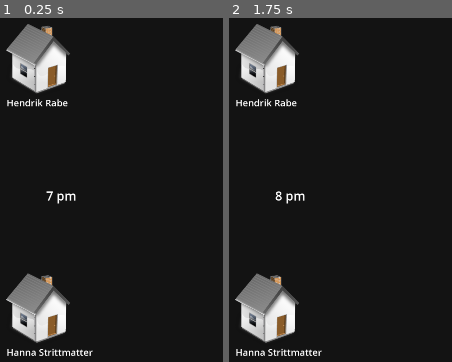
Above: before the commit, frames 1-2 (left to right).
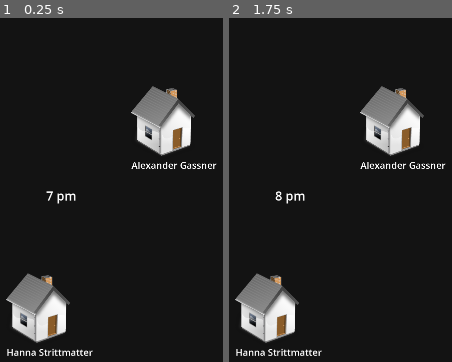
Above: after the commit, the same moments.

Repository: Shykaro/SimulatedAI
Game: Godot game, scene res://Scenes/npc visualization.tscn
Same seed, same stepped clock (60 frames per second), same inputs: the game is played once before the commit and once after it.
Inputs (mouse positions are in pixels of both pictures, inside the frame that each line leads up to):
- Up to frame 1 (0.25 s): no input
- Up to frame 2 (1.75 s): tap Enter at 0.5 s; move the mouse to (outside the picture) at 0.52 s; press the mouse at (outside the picture) at 0.53 s; tap Space at 1.25 s; move the mouse to (300, 220) at 1.27 s; release the mouse at (300, 220) at 1.28 s; click (300, 220) at 1.35 s

The runs differ from the first frame. In frame 1, 8.5% of the frame differs, in the area x 2-98%, y 1-44%; in frame 2, 8.5%.
Error in both runs: Trying to assign value of type 'Nil' to a variable of type 'Dictionary'. (res://Scripts/RequestHandler.gd:23)

Commit message:
Finalize for presentation video
- emotional relation fix: only start generating after a couple messages
- write relation to file
- tag System prints with SYSTEM
- remove prints

Diff:
--- a/GodotProject/Scripts/GameManager.gd
+++ b/GodotProject/Scripts/GameManager.gd
@@ -7,11 +7,11 @@
 static var time_of_day: String = " pm"
 # Called when the node enters the scene tree for the first time.
 func _ready():
-	NPCManager.create_npc("Hendrik Rabe", "01_Hendrik", Vector2(500,200))
+	#NPCManager.create_npc("Hendrik Rabe", "01_Hendrik", Vector2(500,200))
 	NPCManager.create_npc("Hanna Strittmatter", "02_Hanna", Vector2(500,800))
 	#NPCManager.create_npc("Gustavo Silva", "03_Gustavo", Vector2(200,350))
 	#NPCManager.create_npc("Maike Klein", "04_Maike", Vector2(200,650))
-	#NPCManager.create_npc("Alexander Gassner", "05_Alexander", Vector2(800,350))
+	NPCManager.create_npc("Alexander Gassner", "05_Alexander", Vector2(800,350))
 	#NPCManager.create_npc("Sophia Matthies", "06_Sophia", Vector2(800,650))
 
 
@@ -40,7 +40,7 @@
 
 func _hourly_event(): #checks and increments time, starts event fitting time
 	#do something
-	print("---------------- "+"It is "+str(hour)+time_of_day+". -------------")
+	print("---------------- "+"It is "+str(hour)+time_of_day+". ----------------")
 	if((hour==8&&time_of_day==" pm") or (hour==12&&time_of_day==" am")):
 		if(hour==8&&time_of_day==" pm"):
 			condense_activity_contexts()
--- a/GodotProject/Scripts/Mind.gd
+++ b/GodotProject/Scripts/Mind.gd
@@ -26,8 +26,10 @@
 
 func check_conversation_over():
 	var cutoff_threshold = 20
+	var start_checking_threshold = 4
+	if(dialogue_context.size()<start_checking_threshold): return
 	if(dialogue_context.size()>cutoff_threshold):
-		print("---------SYSTEM-------- Conversation was cut, cutoff threshold surpassed")
+		print("---------SYSTEM-------- Conversation was cut, cutoff threshold surpassed (It is 9 pm)")
 		associated_npc.is_conversation_over = true
 		return
 	var dialogue_context_string_array = get_dialogue_context_as_string_array()
@@ -39,7 +41,7 @@
 
 func _on_request_conversation_over_completed(_request_handler: RequestHandler, _dict: Dictionary):
 	var reply_string: String = _dict["response"]
-	print(reply_string)
+	#print(reply_string)
 	if(reply_string == "yes" or reply_string == "Yes"):
 		associated_npc.is_conversation_over = true
 
@@ -67,12 +69,14 @@
 # ////////////////////////////// Emotional Relation Stuff Anfang //////////////////////////////
 
 #get_emotional_relation muss noch einen Punkt zum einfügen finden? Bevor ein Anruf getätigt wird, wenn ein Anruf getätigt wird??...
-func get_emotional_relation(conversation_partner_npc_name: String) -> String: #1.1 get line
+func get_emotional_relation(conversation_partner_npc_name: String): #1.1 get line
 	if conversation_partner_npc_name in emotional_relations:
 		return emotional_relations[conversation_partner_npc_name]
-	return "No emotional context found for " + conversation_partner_npc_name
+	return #returns null if none is found
 
 func update_relation_during_conversation(npc: NPC, message: String): #1 von NPC
+	var start_checking_threshold = 4
+	if(dialogue_context.size()<start_checking_threshold): return
 	update_or_decide_relation(npc, message)
 
 func update_or_decide_relation(npc: NPC, message: String, context: String = ""): #2 von update_relation_during_conversation !!! -> npc parameter kann vlt neglected werden, wurde durch associated_npc.conversation_partner.name ersetzt
@@ -88,11 +92,13 @@
 func _on_request_update_relation_completed(_request_handler: RequestHandler, _dict: Dictionary): #4 wartet auf requesthandlerManagerLLM answer
 	var reply_string: String = _dict["response"]
 	set_emotional_relation(associated_npc.conversation_partner.name, reply_string)
-	print("\n" + "\n" + "Updated relation with " + associated_npc.conversation_partner.name + ": " + reply_string )
+	save_to_relation_file(associated_npc.name+"->"+associated_npc.conversation_partner.name+": reply_string")
+	#print("\n" + "\n" + "Updated relation with " + associated_npc.conversation_partner.name + ": " + reply_string )
 
 #set_emotional_relation("Gustavo", "For some reason, I feel anger towards Gustavo")
 #Missing the possibility to change relation according to the relation it had before (is that already considered in the initail prompt?)
 func set_emotional_relation(npc_name: String, relation: String): #5 wird gesetzt von _on_request_update_relation_completed
+	#print(relation)
 	emotional_relations[npc_name] = relation
 
 # ////////////////////////////// Emotional Relation Stuff ENDE //////////////////////////////
@@ -103,10 +109,12 @@
 		dialogue_context_string_array.append(entry["content"])
 	return dialogue_context_string_array
 
-func clear():
-	dialogue_context.clear()
+func save_to_relation_file(content):
+	var file = FileAccess.open("res://Assets/relation.txt", FileAccess.WRITE)
+	file.store_string("\n\n"+content)
 
-#func _ready():
+
+#func _ready(): #@ALEX: brauchst du das noch? Wenn nicht, bitte löschen
 	#set_emotional_relation("Maike", "I am feeling confident in my relationship to Maike, since she told me that she liked me")
 	#set_emotional_relation("Gustavo", "For some reason, I feel anger towards Gustavo")
 	#print(get_emotional_relation("Maike")) # Erwartete Ausgabe: I am feeling confident in my relationship to Maike, since she told me that she liked me
--- a/GodotProject/Scripts/NPC.gd
+++ b/GodotProject/Scripts/NPC.gd
@@ -25,7 +25,7 @@
 	if(conversation_partner == null):#if not talking
 		if(_npc.id != self.id): #may not call self
 			if(_npc.conversation_partner == null): # and the other is not talking
-				print(self.name+" initiated conversation with "+_npc.name)
+				print("---------SYSTEM-------- "+self.name+" initiated conversation with "+_npc.name)
 				conversation_partner = _npc
 				#mind.update_conversation_partner(_npc) #updates conversation partner for mind
 				conversation_partner.conversation_partner = self
@@ -39,44 +39,43 @@
 
 func _on_request_completed(_request_handler: RequestHandler, _dict: Dictionary): #is called every time a ollama request "comes back"
 	is_thinking = false
-	print("\n"+self.name+":")
 	if(conversation_partner!=null && is_choosing==false): #If talking to someone
 		if(is_initiator):
 			mind.check_conversation_over()
 			if(is_conversation_over):
-				print("conversation over!")
 				_on_conversation_over(_dict) #stops and cleans up conversation
 				return
 		var reply_string: String = _dict["message"]["content"]
+		print("\n"+self.name+":")
 		print(reply_string+"\n")
 		_chat_with(reply_string, conversation_partner) #respond to other
 		mind.dialogue_context.append(_dict["message"])
 	else: if(is_choosing==false):
 		var reply_string: String = _dict["response"]
-		print(reply_string)
-		print()
+		print("\n"+self.name+":")
+		print(reply_string+"\n")
 		mind.activity_context.append(_dict["response"])
 		mind.update_emotional_state(reply_string)
 	if(is_choosing): #while choosing who to call
 		var reply_string: String = _dict["response"]
-		print(reply_string)
-		print()
+		print("---------SYSTEM-------- "+self.name+"chose to call "+reply_string+"\n")
 		for _npc: NPC in NPCManager.npc_list:
 			if(_npc.name == reply_string or (_npc.name.split(" ")[0] == reply_string.split(" ")[0])):
 				_establish_communication(_npc)
 		if(conversation_partner==null):
-			print("No NPC was chosen")
+			print("---------SYSTEM-------- "+"No NPC was chosen")
 		is_choosing = false
 
 func request_answer(_message: String):
 	is_thinking = true
-	mind.update_relation_during_conversation(conversation_partner, _message) #0 updated emotional relation MIGHT HAVE TO BE MOVED TO END OF MESSAGE OF OPPOSING NPC?  !!! -> Bug might be in this logic?
-	if(mind.activity_context!=[]): _message += "\n\n Remember: this is what you did today: " + mind.activity_context[0]
-	var emotional_relation = mind.get_emotional_relation(conversation_partner.name) #0.1 getted emotional relation
-	#print("\n" + "\n" + "Current emotional relation with " + conversation_partner.name + ": " + emotional_relation + "\n")
-	_message += "\n\n Take into account your current emotional feelings towards your conversation partner, they are as follows: " + emotional_relation
 	if (conversation_partner != null):
 		mind.dialogue_context.append({"role": "user", "content": _message})
+	if(mind.activity_context!=[]): _message += "\n\n Remember: this is what you did today: " + mind.activity_context[0]
+	mind.update_relation_during_conversation(conversation_partner, _message) #0 updated emotional relation MIGHT HAVE TO BE MOVED TO END OF MESSAGE OF OPPOSING NPC?  !!! -> Bug might be in this logic?
+	var emotional_relation = mind.get_emotional_relation(conversation_partner.name) #0.1 getted emotional relation
+	#print("---------SYSTEM-------- "+"\n" + "\n" + "Current emotional relation with " + conversation_partner.name + ": " + emotional_relation + "\n")
+	if(emotional_relation!=null): _message += "\n\n Take into account your current emotional feelings towards your conversation partner, they are as follows: " + emotional_relation
+	# ^^^ changed it so it only starts updating emotional relation after a threshold has been reached (4 atm). We get more reliable output this way, they hallucinate less. (is changed in Mind.update_or_decide_relation)
 	RequestHandlerManager.chat_request(self, mind.dialogue_context, _on_request_completed)
 
 
@@ -105,7 +104,7 @@
 	if(is_initiator): #_remove_line2D()
 		_remove_arrow()
 	is_initiator = false
-	print("Conversation between "+self.name+" and "+conversation_partner.name+" terminated.")
+	print("---------SYSTEM-------- Conversation between "+self.name+" and "+conversation_partner.name+" was identified to be over")
 	conversation_partner.conversation_partner = null
 	conversation_partner = null
 	is_conversation_over = false
Not shown, added: GodotProject/Assets/relation.txt
